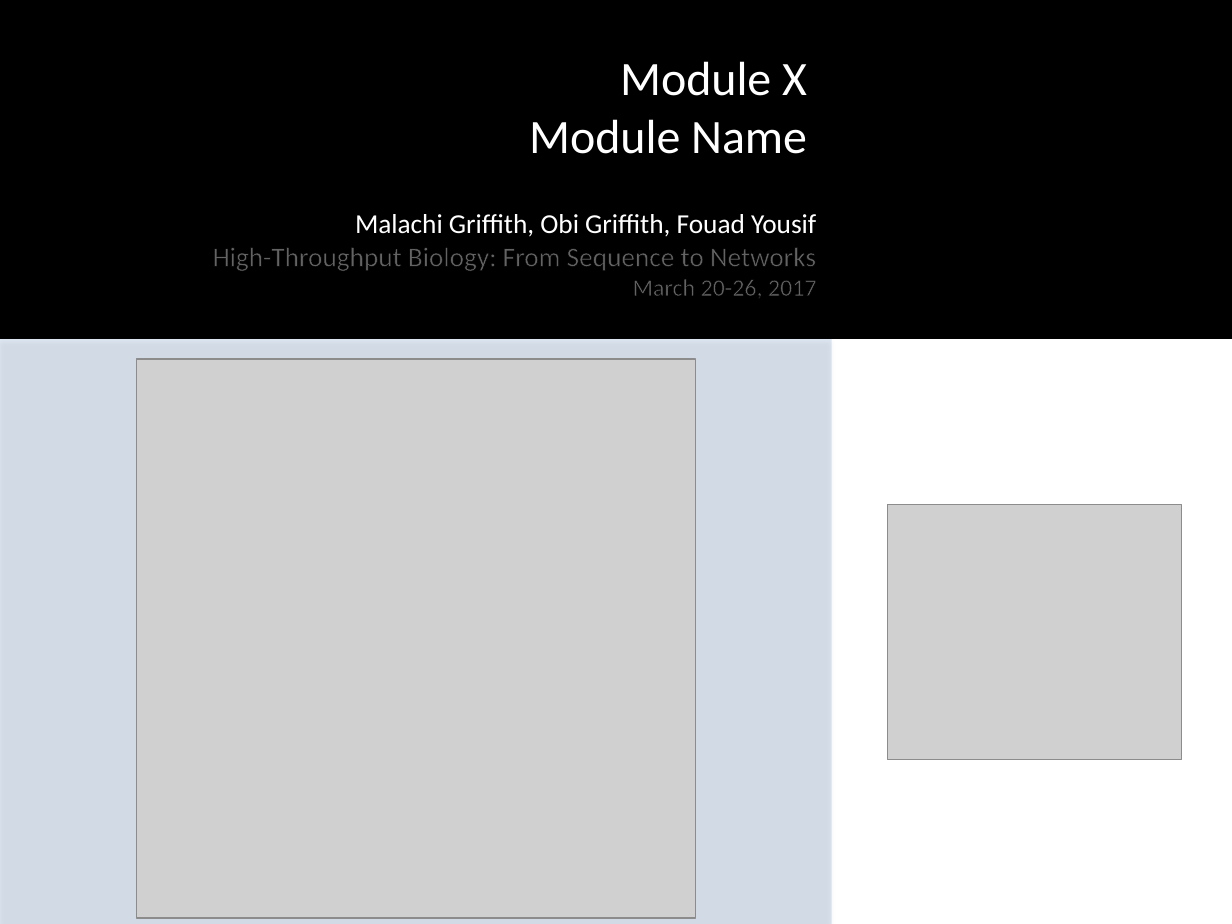
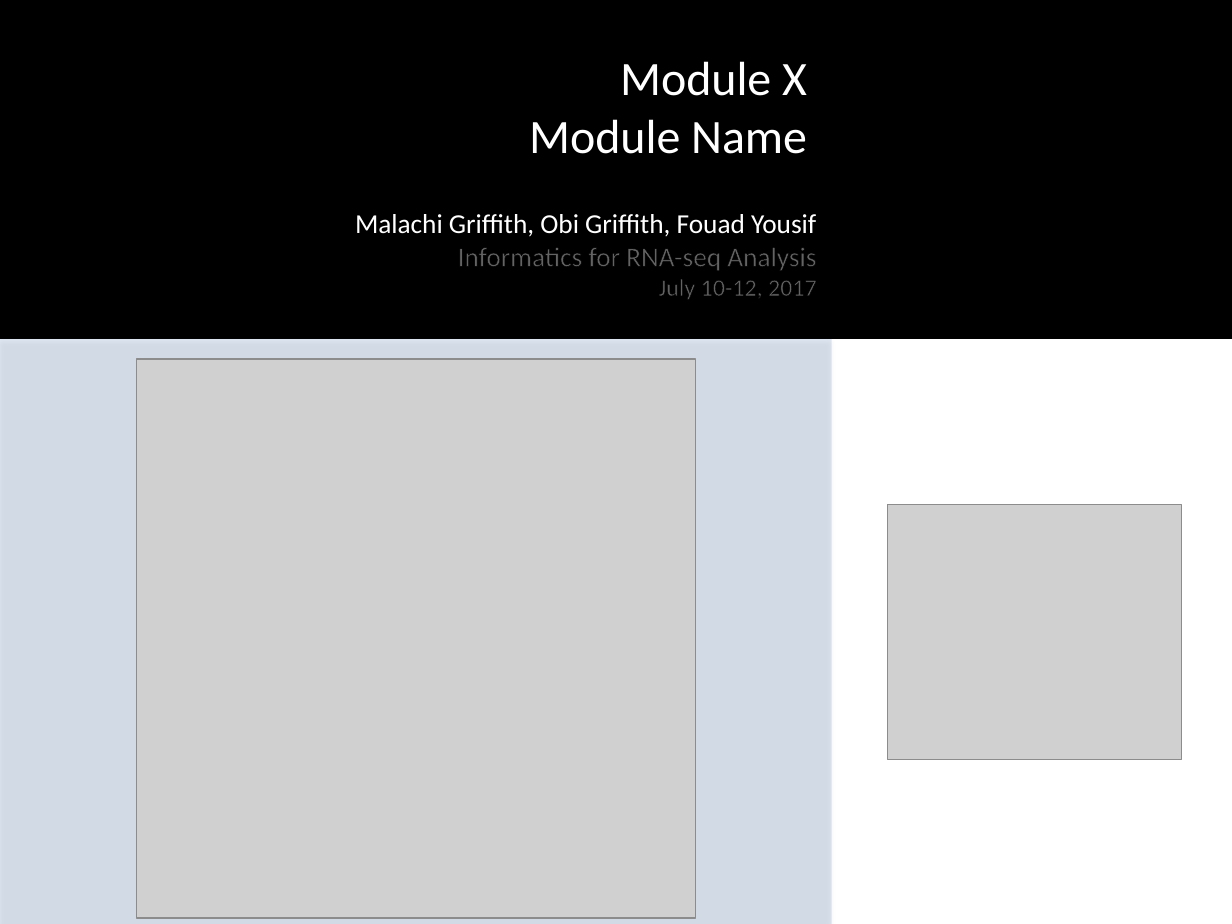
Before and after one commit to griffithlab/rnaseq_tutorial_wiki, a slide deck: slide 3 of LectureFiles/cbw/2017/CBW_CSHL_2017_Powerpoint_Template.pptx. Drawn at 1232x924 pixels with LibreOffice and Linux fonts; fonts in the diff are those of the drawing; grey boxes stand for pictures; background and template pictures are left out. Boxes give left, top, right and bottom in pixels: in the first picture for what was removed or moved away, otherwise in the second. Text is boxed around its words. In the diff, an @@ line names an element or a change of style, - is before the commit and + after.

```diff
--- a/LectureFiles/cbw/2017/CBW_CSHL_2017_Powerpoint_Template.pptx
+++ b/LectureFiles/cbw/2017/CBW_CSHL_2017_Powerpoint_Template.pptx
@@ text at (458, 248, 817, 299): text changed @@
-High-Throughput Biology: From Sequence to Networks
-March 20-26, 2017
+Informatics for RNA-seq Analysis
+July 10-12, 2017
```
Also in this commit, not shown: 1 slide removed, 20 other files.
